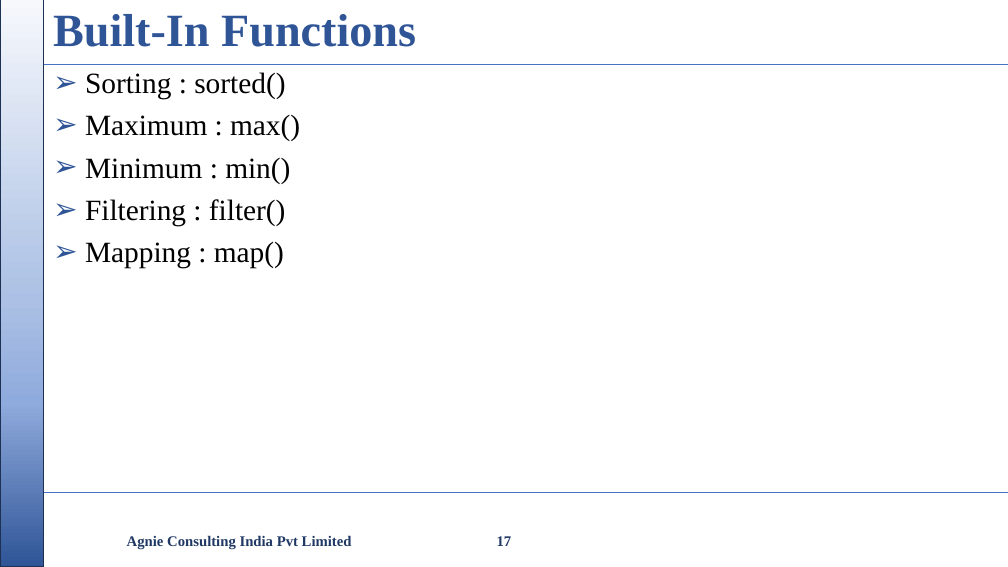
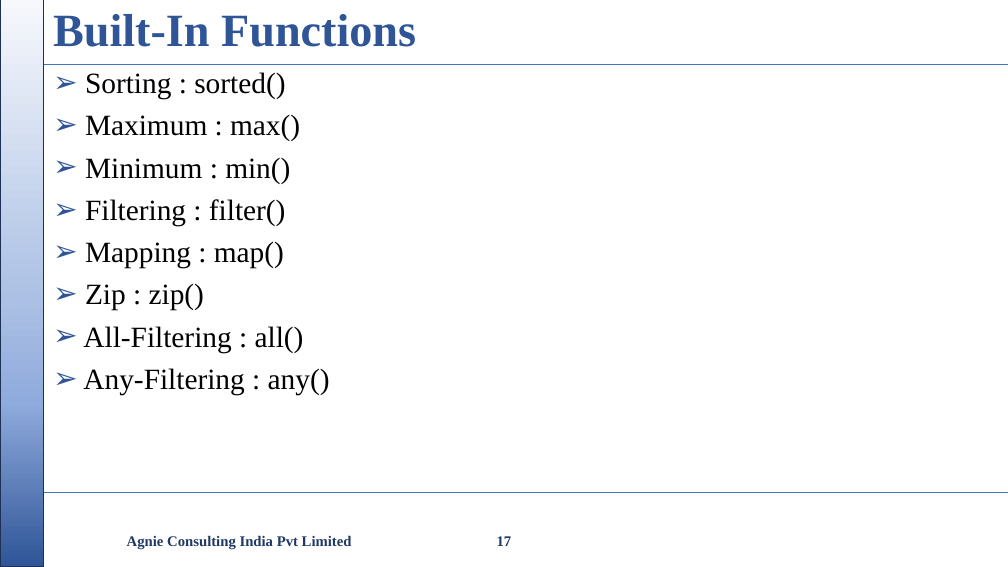
Before and after one commit to nikishdaniel1-del/Python-Cls, a slide deck: slide 17 of python class/Python Class.pptx. Drawn at 1008x567 pixels with LibreOffice and Linux fonts; fonts in the diff are those of the drawing; background and template pictures are left out. Boxes give left, top, right and bottom in pixels: in the first picture for what was removed or moved away, otherwise in the second. Text is boxed around its words. In the diff, an @@ line names an element or a change of style, - is before the commit and + after.

```diff
--- a/python class/Python Class.pptx
+++ b/python class/Python Class.pptx
@@ text at [83,284,330,395]: paragraphs added @@
+➢ Zip : zip()
+➢ All-Filtering : all()
+➢ Any-Filtering : any()
```
Also in this commit, not shown: 3 other slides changed, 13 slides added, 2 other files.
